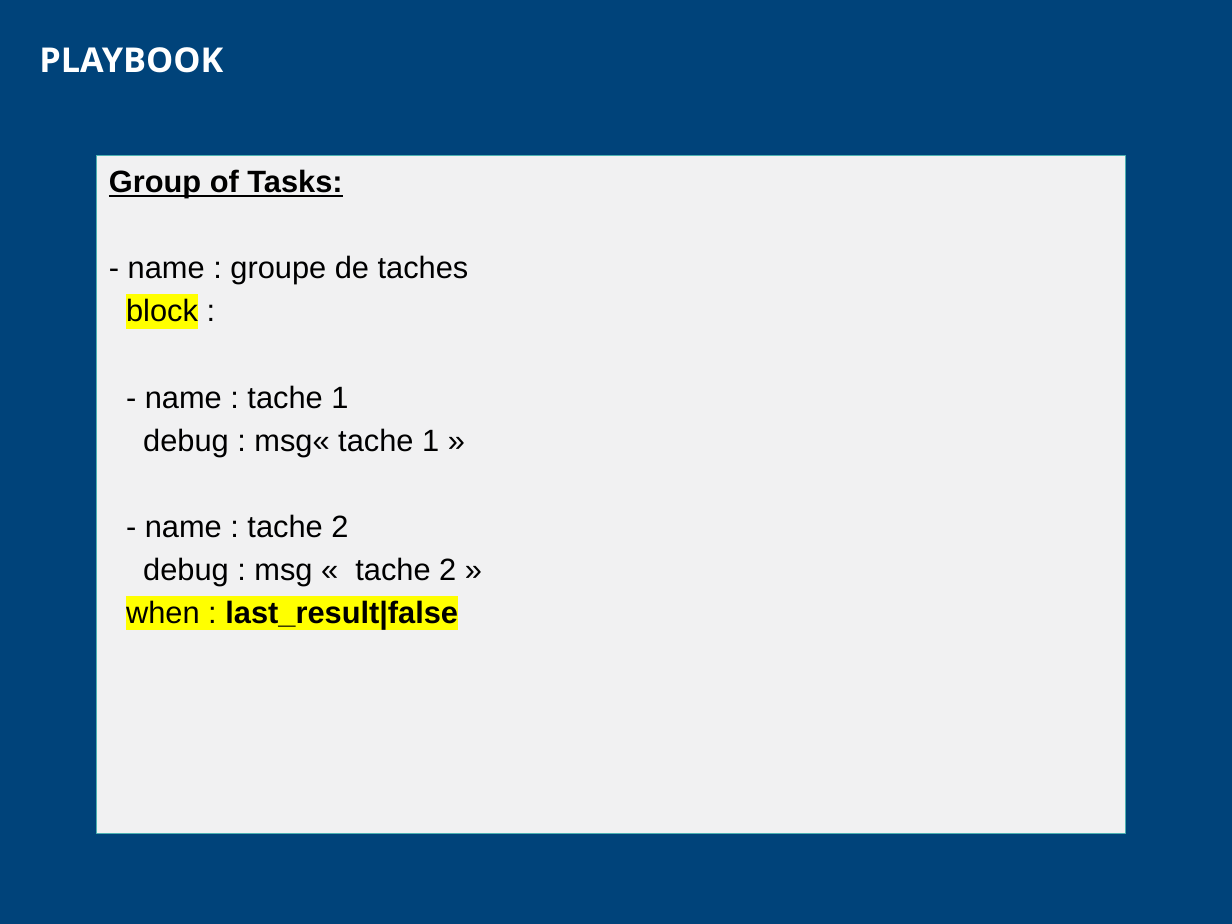
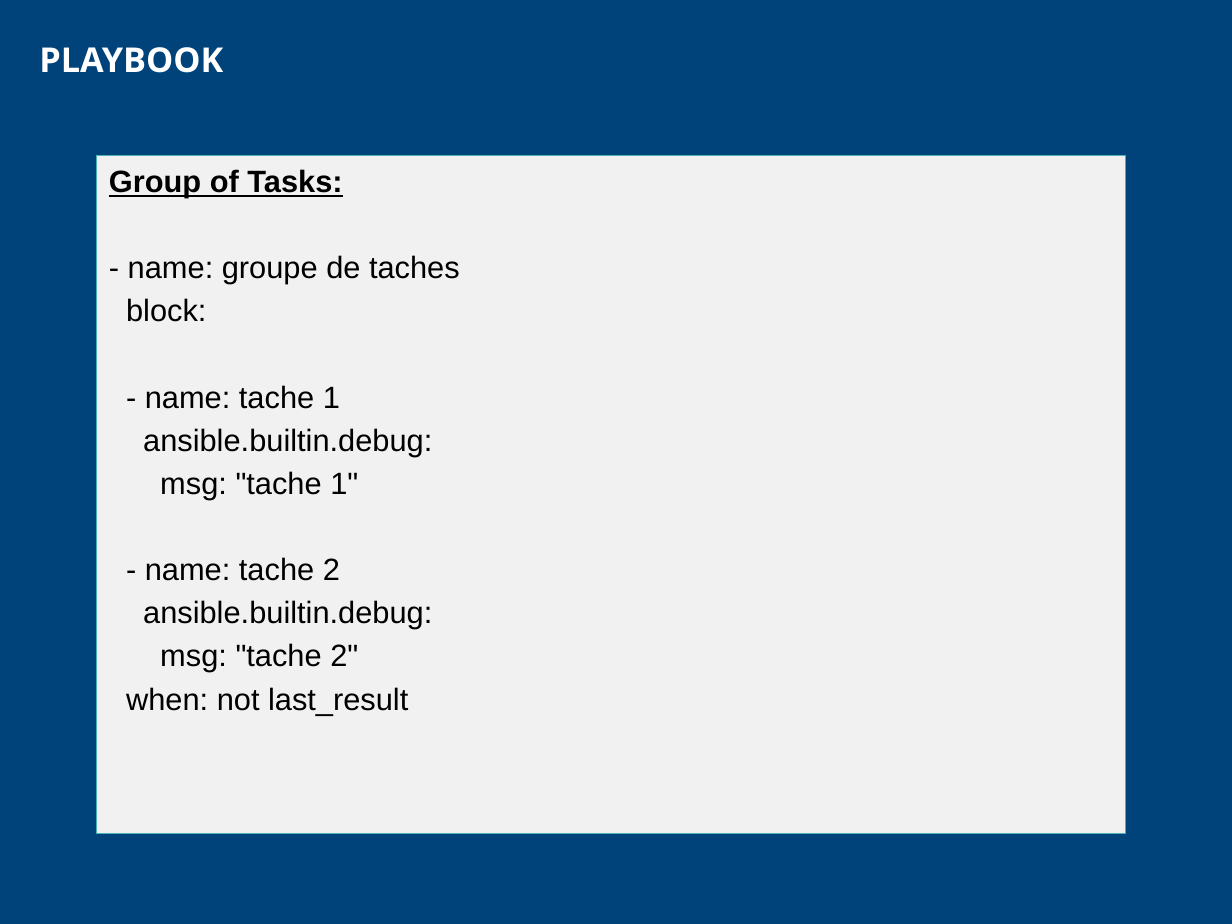
Before and after one commit to CCoupel/ansible-training, a slide deck: slide 42 of Ansible Training.pptx. Drawn at 1232x924 pixels with LibreOffice and Linux fonts; fonts in the diff are those of the drawing; background and template pictures are left out. Boxes give left, top, right and bottom in pixels: in the first picture for what was removed or moved away, otherwise in the second. Text is boxed around its words. In the diff, an @@ line names an element or a change of style, - is before the commit and + after.

```diff
--- a/Ansible Training.pptx
+++ b/Ansible Training.pptx
@@ text in freeform shape at bbox=[126, 255, 460, 715]: text changed @@
-- name : groupe de taches
-block :
-- name : tache 1
-debug : msg« tache 1 »
-- name : tache 2
-debug : msg « tache 2 »
-when : last_result|false
+- name: groupe de taches
+block:
+- name: tache 1
+ansible.builtin.debug:
+msg: "tache 1"
+- name: tache 2
+ansible.builtin.debug:
+msg: "tache 2"
+when: not last_result
```
Also in this commit, not shown: 48 other slides changed.
